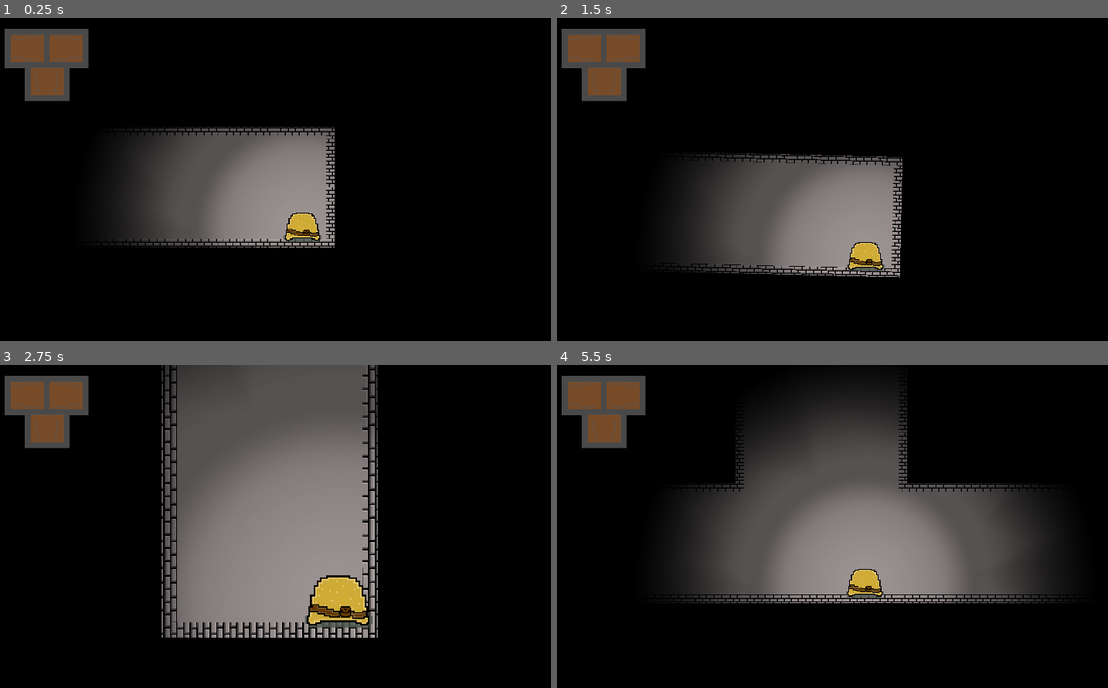
Above: before the commit, frames 1-4 (two rows, left to right).
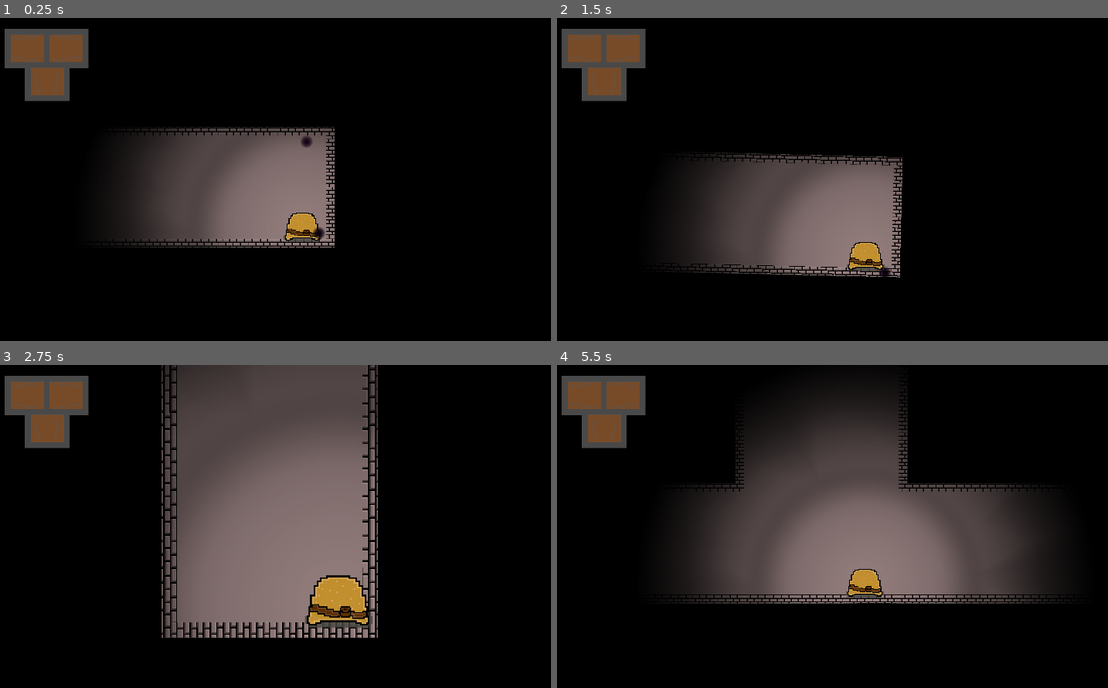
Above: after the commit, the same moments.

Repository: Godot-clif-Project/Blob
Game: Godot game, scene res://base.tscn
The game is run twice, just before and just after one commit, with the same random seed, the same clock (stepped at 60 frames per second) and the same inputs.
Inputs:
- Up to frame 1 (0.25 s): no input
- Up to frame 2 (1.5 s): hold D (move right) 0.53-1.28 s; tap Space (jump) at 0.77 s; hold S (move down) from 1.28 s (still down)
- Up to frame 3 (2.75 s): tap Space (jump) at 1.52 s; release S (move down) at 2.03 s; hold D (move right) from 2.03 s (still down)
- Up to frame 4 (5.5 s): release D (move right) at 2.78 s; hold W (move up) 2.78-3.53 s; tap Space (jump) at 3.02, 3.77, 4.52 s; hold A (move left) 3.53-5.03 s; hold S (move down) from 5.03 s (still down)

The runs differ from the first frame. In frame 1, 0.6% of the frame differs, in the area x 28-61%, y 36-72%; in frame 2, 0.5%; in frame 3, 1.4%, in the area x 30-69%, y 0-85%; in frame 4, 0.6%.

Commit message:
particle effects test

Diff:
--- a/base.tscn
+++ b/base.tscn
@@ -1,10 +1,51 @@
-[gd_scene load_steps=14 format=2]
+[gd_scene load_steps=21 format=2]
 
 [ext_resource path="res://TileMap.tscn" type="PackedScene" id=1]
 [ext_resource path="res://Actors/Player/Player.tscn" type="PackedScene" id=2]
 [ext_resource path="res://light.png" type="Texture" id=3]
 [ext_resource path="res://Assets/background.png" type="Texture" id=4]
 [ext_resource path="res://Actors/Enemy1/Enemy1.tscn" type="PackedScene" id=7]
+
+[sub_resource type="Gradient" id=16]
+offsets = PoolRealArray( 0, 0.48538, 1 )
+colors = PoolColorArray( 0.0917921, 0.0150452, 0.113281, 1, 0.0601716, 0.00640869, 0.0820312, 1, 0.163364, 0.0249023, 0.1875, 1 )
+
+[sub_resource type="GradientTexture" id=17]
+gradient = SubResource( 16 )
+
+[sub_resource type="Curve" id=9]
+_data = [ Vector2( 0, 0.0220214 ), 0.0, 0.0, 0, 0, Vector2( 0.981013, 0.440203 ), 0.0, 0.0, 0, 0 ]
+
+[sub_resource type="CurveTexture" id=10]
+curve = SubResource( 9 )
+
+[sub_resource type="Curve" id=13]
+_data = [ Vector2( 0.0126582, 0.120455 ), 0.0, 0.0, 0, 0, Vector2( 1, 0.474295 ), 0.0, 0.0, 0, 0 ]
+
+[sub_resource type="CurveTexture" id=14]
+curve = SubResource( 13 )
+
+[sub_resource type="ParticlesMaterial" id=15]
+lifetime_randomness = 1.0
+trail_size_modifier = SubResource( 14 )
+emission_shape = 2
+emission_box_extents = Vector3( 2000, 2000, 2000 )
+flag_disable_z = true
+direction = Vector3( 100, 100, 100 )
+spread = 119.6
+gravity = Vector3( 1, 20, 1 )
+angular_velocity = 38.51
+angular_velocity_random = 1.0
+orbit_velocity = 0.0
+orbit_velocity_random = 0.0
+radial_accel = 20.69
+radial_accel_random = 1.0
+tangential_accel = 20.0
+tangential_accel_random = 1.0
+tangential_accel_curve = SubResource( 10 )
+scale = 0.2
+color_ramp = SubResource( 17 )
+hue_variation_random = 0.19
 
 [sub_resource type="OccluderPolygon2D" id=1]
 polygon = PoolVector2Array( 17792, -640, 17792, -2432, 18432, -2432, 18432, -640 )
@@ -48,17 +89,28 @@
 floor_max_angle_degrees = 100.0
 enable_slope_resistance = false
 
+[node name="Particles2D" type="Particles2D" parent="Player"]
+position = Vector2( 8, 16 )
+amount = 10
+lifetime = 10.0
+preprocess = 10.0
+randomness = 0.4
+local_coords = false
+process_material = SubResource( 15 )
+texture = ExtResource( 3 )
+
 [node name="Light2D" type="Light2D" parent="Player"]
 position = Vector2( 135.887, 101.016 )
 texture = ExtResource( 3 )
 texture_scale = 6.93
-color = Color( 0.984314, 0.929412, 0.929412, 1 )
+color = Color( 0.917647, 0.776471, 0.776471, 1 )
 mode = 2
 shadow_enabled = true
+shadow_color = Color( 1, 1, 1, 0 )
 shadow_filter = 2
 
 [node name="Enemy1" parent="." instance=ExtResource( 7 )]
-position = Vector2( 6052.79, -5088.97 )
+position = Vector2( 2728, -11040 )
 
 [node name="LightOccluder2D" type="LightOccluder2D" parent="."]
 occluder = SubResource( 1 )
